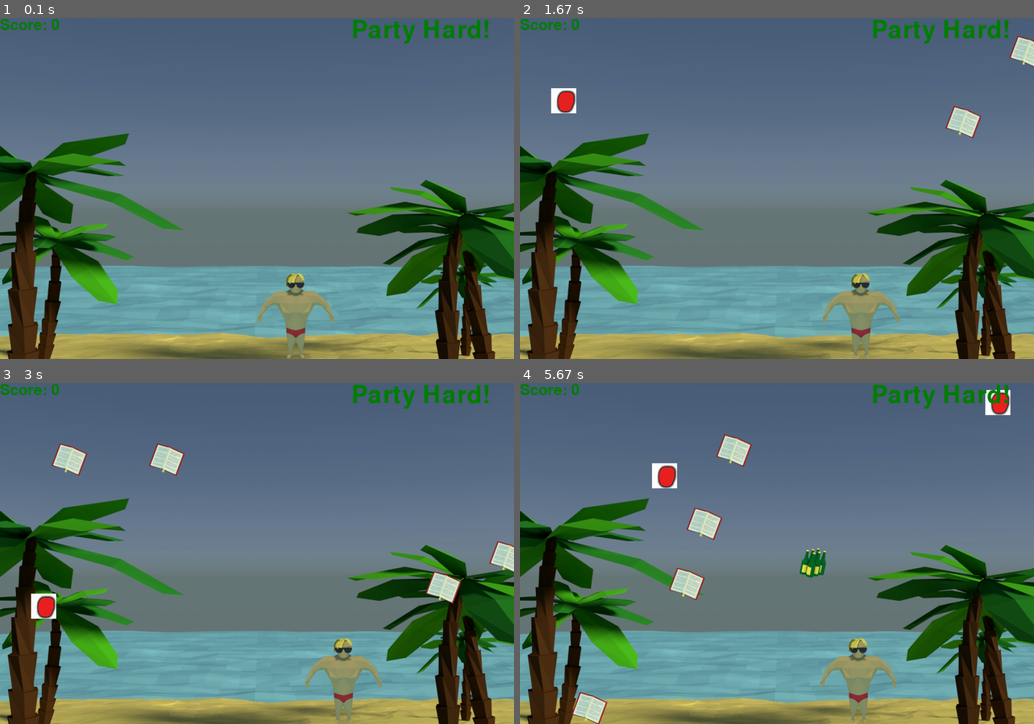
Above: before the commit, frames 1-4 (two rows, left to right).
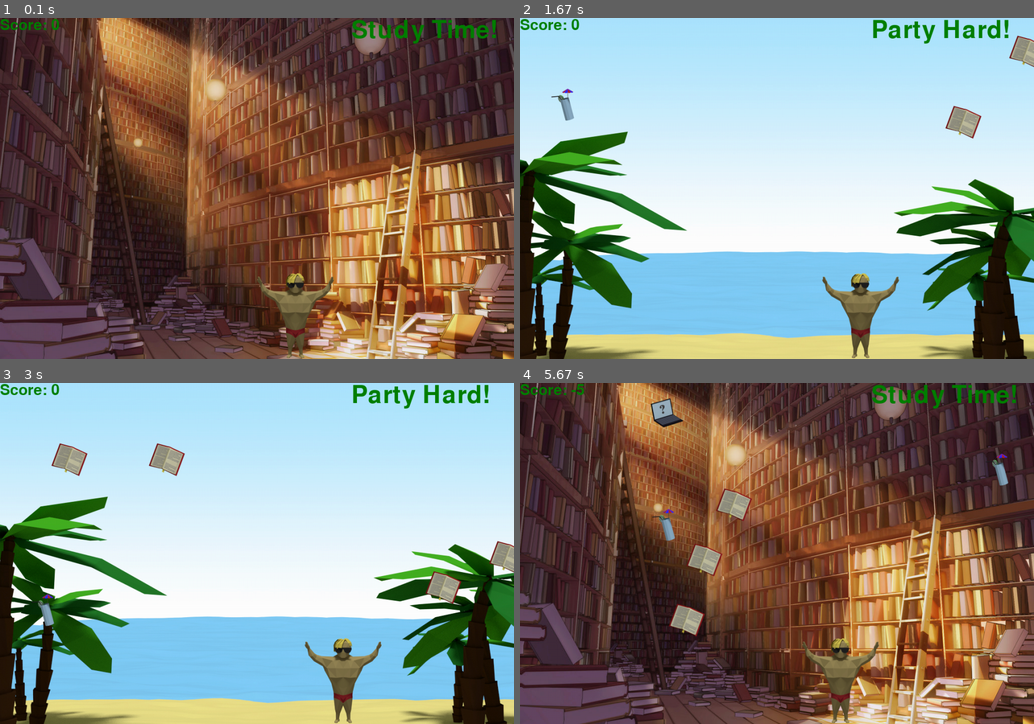
Above: after the commit, the same moments.

Repository: jlee7/ggj2015
Game: pygame game, started from partyhard/main.py
The game is run twice, just before and just after one commit, with the same random seed, the same clock (stepped at 60 frames per second) and the same inputs. The source is Python 2; it was converted automatically to run under Python 3.
Inputs:
- Up to frame 1 (0.1 s): no input
- Up to frame 2 (1.67 s): hold D 0.33-0.8 s; hold D 0.83-1.3 s; hold A from 1.33 s (still down)
- Up to frame 3 (3 s): release A at 1.87 s; hold A 1.9-2.3 s; hold D 2.33-2.97 s
- Up to frame 4 (5.67 s): hold A 3-3.47 s; hold D 3.5-3.97 s; hold D 4-4.47 s; hold A 4.5-5.03 s; hold A 5.07-5.47 s; hold D from 5.5 s (still down)

The runs differ from the first frame. In frame 1, 99% of the frame differs, in the area x 0-100%, y 0-100%; in frame 2, 95%; in frame 3, 95%; in frame 4, 99%.

Commit message:
jetzt wirklich mit neuen dateien

Diff:
--- a/partyhard/dude.py
+++ b/partyhard/dude.py
@@ -1,7 +1,7 @@
 import pygame
 from pygame.locals import *
 
-DUDE_IMAGE = "assets/party-dude-155-171.png"
+DUDE_IMAGE = "assets/party-dude-hands-up.png"
 
 class Dude(pygame.sprite.Sprite):
     def __init__(self, x_pos, y_pos):
--- a/partyhard/event_manager.py
+++ b/partyhard/event_manager.py
@@ -63,12 +63,6 @@
     def __init__(self):
         self.name = "Switch Party Time"
 
-
-class GameView(Event):
-    def __init__(self):
-        self.name = "GameView via EventManager"
-
-
 class StopGameEvent(Event):
     def __init__(self):
         self.name = "Stop Game"
--- a/partyhard/game_model.py
+++ b/partyhard/game_model.py
@@ -17,8 +17,6 @@
         self.score = 0
         self.partytime = True
         self.state = GameModel.STATE_PREPARING
-
-        #self.game_view = GameView(event_manager, game_model)
 
     #----------------------------------------------------------------------
 
@@ -43,7 +41,8 @@
             else:
                 self.partytime = True
         elif isinstance(event, StopGameEvent):
-            self.state = GameModel.STATE_PAUSED
+            pass
+
 
 
     def spawn_item(self):
--- a/partyhard/game_view.py
+++ b/partyhard/game_view.py
@@ -101,6 +101,7 @@
                 #print event.direction
                 self.dude.moveRight()
 
+        # Toggle Party Time
         elif isinstance(event, PartyTimeSwitch):
             if self.game_model.partytime == True:
                 self.background = pygame.image.load(BACKGROUND_PARTYTIME)
@@ -108,7 +109,6 @@
             else:
                 self.background = pygame.image.load(BACKGROUND_STUDYTIME)
                 self.modetext = self.modelist[1]
-
 
 
         # DRAW SHIT
--- a/partyhard/item_sprites.py
+++ b/partyhard/item_sprites.py
@@ -4,9 +4,9 @@
 
 DEMOSPRITE = "assets/item-book.png"
 BEER_IMAGE = "assets/item-six-pack.png"
-COCKTAIL_IMAGE = "assets/dummy.png"
+COCKTAIL_IMAGE = "assets/item-cocktail.png"
 BOOK_IMAGE = "assets/item-book.png"
-PEN_IMAGE = "assets/dummy.png"
+LAPTOP_IMAGE = "assets/item-laptop.png"
 
 #----------------------------------------------------------------------
 
@@ -43,5 +43,5 @@
 class PenSprite(ItemSprite):
     def __init__(self, model):
         ItemSprite.__init__(self, model)
-        self.image = pygame.image.load(PEN_IMAGE)
+        self.image = pygame.image.load(LAPTOP_IMAGE)
         self.rect = self.image.get_rect()
--- a/partyhard/time_controller.py
+++ b/partyhard/time_controller.py
@@ -1,7 +1,7 @@
 from event_manager import *
 import pygame
 
-GAME_LENGTH_SEC = 5
+GAME_LENGTH_SEC = 10
 GAME_LENGTH = GAME_LENGTH_SEC * 1000
 tick_speed = 30 # framerate
 
@@ -30,6 +30,13 @@
             if self.game_time > GAME_LENGTH:
                 self.event_manager.post(StopGameEvent())
 
+            # Switch game modes by time
+            # Don't ask me!
+            if self.game_time % 150 == 0:
+                self.event_manager.post(PartyTimeSwitch())
+
+
+
             # Tick Event
             self.tick_number += 1
             self.game_time += clock.get_time()
Binary file changed: partyhard/assets/bg-1.jpg
Binary file removed: partyhard/assets/bg-1.png
Binary file changed: partyhard/assets/item-book.png
Binary file changed: partyhard/assets/item-six-pack.png
Binary file removed: partyhard/assets/party-dude-155-171.png
